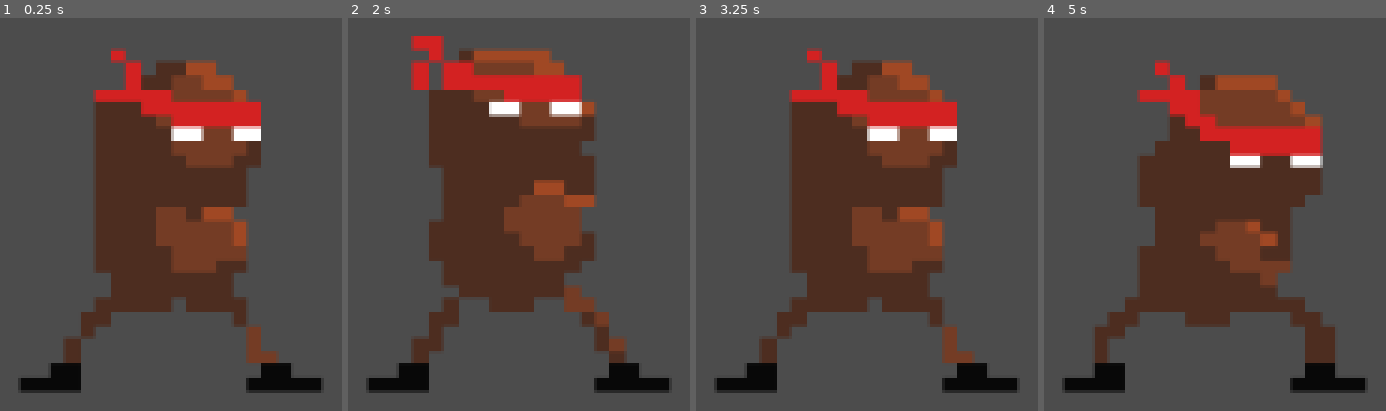
Above: before the commit, frames 1-4 (left to right).
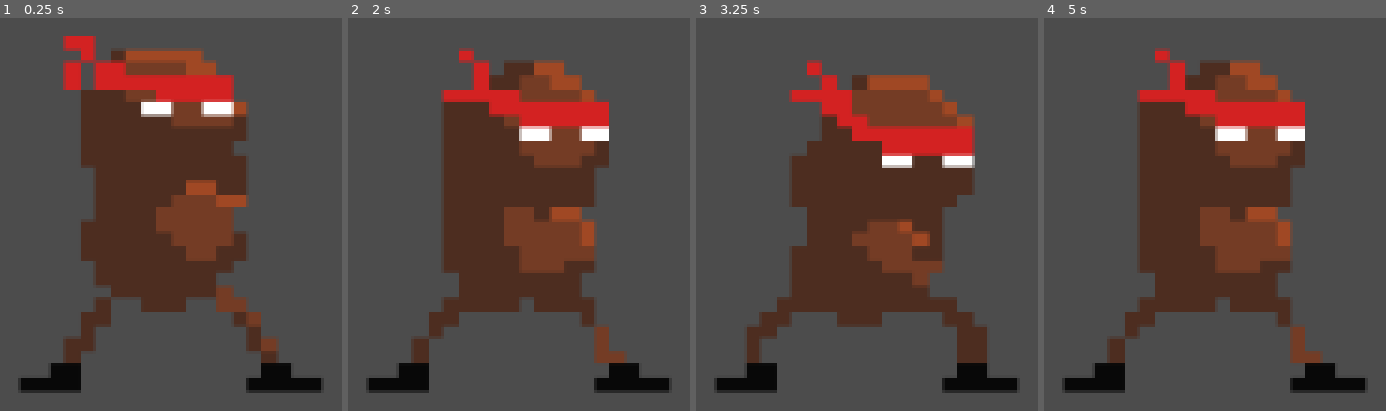
Above: after the commit, the same moments.

Repository: fintanneff/GodotWithGit
Game: Godot game, scene res://MainScene.tscn
Same seed, same stepped clock (60 frames per second), same inputs: the game is played once before the commit and once after it.
Inputs:
- Up to frame 1 (0.25 s): no input
- Up to frame 2 (2 s): no input
- Up to frame 3 (3.25 s): no input
- Up to frame 4 (5 s): no input

The runs differ from the first frame. In frame 1, 17% of the frame differs, in the area x 18-81%, y 4-88%; in frame 2, 17%; in frame 3, 16%; in frame 4, 16%.

Commit message:
Input Map Changed

Diff:
--- a/PleaseNoIssue/MainScene.tscn
+++ b/PleaseNoIssue/MainScene.tscn
@@ -8,5 +8,6 @@
 position = Vector2( 105.112, 93.9281 )
 scale = Vector2( 6.46583, 5.60916 )
 frames = ExtResource( 1 )
+frame = 3
 speed_scale = 1.728
 playing = true
--- a/PleaseNoIssue/project.godot
+++ b/PleaseNoIssue/project.godot
@@ -19,6 +19,17 @@
 run/main_scene="res://MainScene.tscn"
 config/icon="res://icon.png"
 
+[input]
+
+ui_accept={
+"deadzone": 0.5,
+"events": [ Object(InputEventKey,"resource_local_to_scene":false,"resource_name":"","device":0,"alt":false,"shift":false,"control":false,"meta":false,"command":false,"pressed":false,"scancode":84,"unicode":0,"echo":false,"script":null)
+, Object(InputEventKey,"resource_local_to_scene":false,"resource_name":"","device":0,"alt":false,"shift":false,"control":false,"meta":false,"command":false,"pressed":false,"scancode":16777222,"unicode":0,"echo":false,"script":null)
+, Object(InputEventKey,"resource_local_to_scene":false,"resource_name":"","device":0,"alt":false,"shift":false,"control":false,"meta":false,"command":false,"pressed":false,"scancode":32,"unicode":0,"echo":false,"script":null)
+, Object(InputEventJoypadButton,"resource_local_to_scene":false,"resource_name":"","device":0,"button_index":0,"pressure":0.0,"pressed":false,"script":null)
+ ]
+}
+
 [rendering]
 
 quality/driver/driver_name="GLES2"
